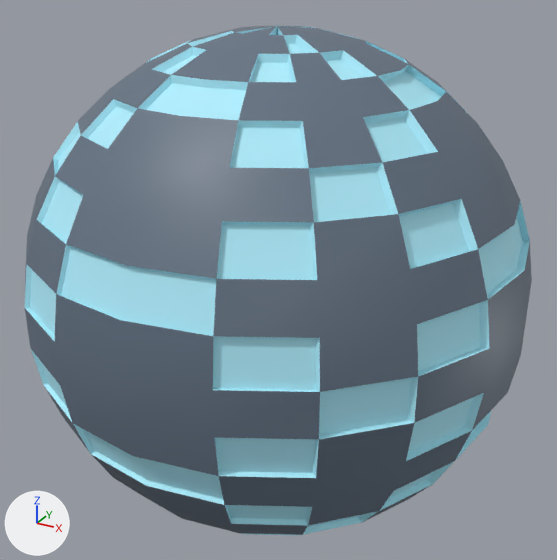
The FBX model MyProject/Content/FBX/Village/Carolyn/sphere1.fbx as it was, and as the next commit left it.
Before and after are seen from a camera (50 mm lens) standing at (0.412, -0.746, 0.375) and looking at (0.001, 0.001, 0.001). Arrows for +X, +Y and +Z are at lower left; the lights stay in place. Where no turn or scale is listed for an object, it has been applied to the vertices. Vertices at the same position are counted once.

The scene before the commit, as lines of its bpy script (objects in view):
```python
me_mesh = bpy.data.meshes.new('Mesh')
me_mesh.from_pydata(...)  # 668 vertices, 836 faces; spans x -0.292..0.292, y -0.292..0.292, z -0.293..0.293
# faces by material slot: [256, 580]
me_mesh.materials.append(mat_sphere_texture1)  # blue #637282
me_mesh.materials.append(mat_blinn1)  # cyan #b2f0ff
ob_psphere26 = bpy.data.objects.new('pSphere26', me_mesh)
ob_psphere26.location = (0.0, 0.0, 0.0)
```
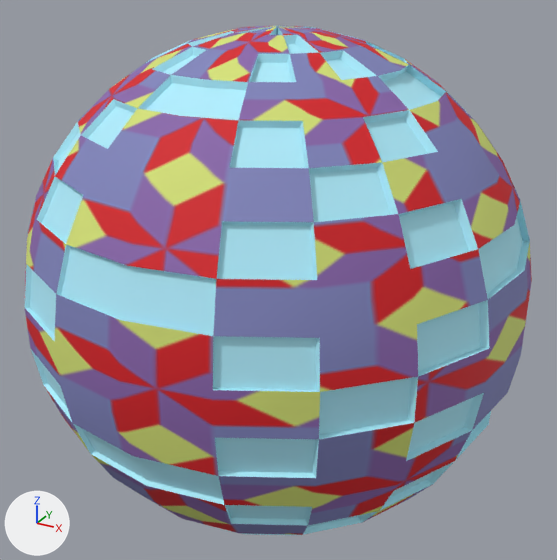
Changed parts and their boxes (x1, y1, x2, y2) in the pictures (557 x 560 px):
part 1 of me_mesh, recoloured
    both: (25, 26, 532, 535)

What changed in the scene script:
```text
Add img_textures4_png:
    img_textures4_png = load_image('textures4.png', 'textures4.png', 512, 512, 'sRGB')
Add mat_sphere_texture2:
    mat_sphere_texture2 = principled_material('sphere_texture2')
    mat_sphere_texture2.texture = img_textures4_png  # with its transparency
    mat_sphere_texture2.roughness = 0.749
Change me_mesh:
    where me_mesh.from_pydata(...)  # 668 vertices, 836 faces; spans x -0.292..0.292, y -0.292..0.292, z -0.293..0.293
    used by ob_psphere26; location = (0.0, 0.0, 0.0)
    me_mesh part 1: all 256 faces that had it switch from mat_sphere_texture1 (blue #637282) to mat_sphere_texture2 (picture img_textures4_png)
```
